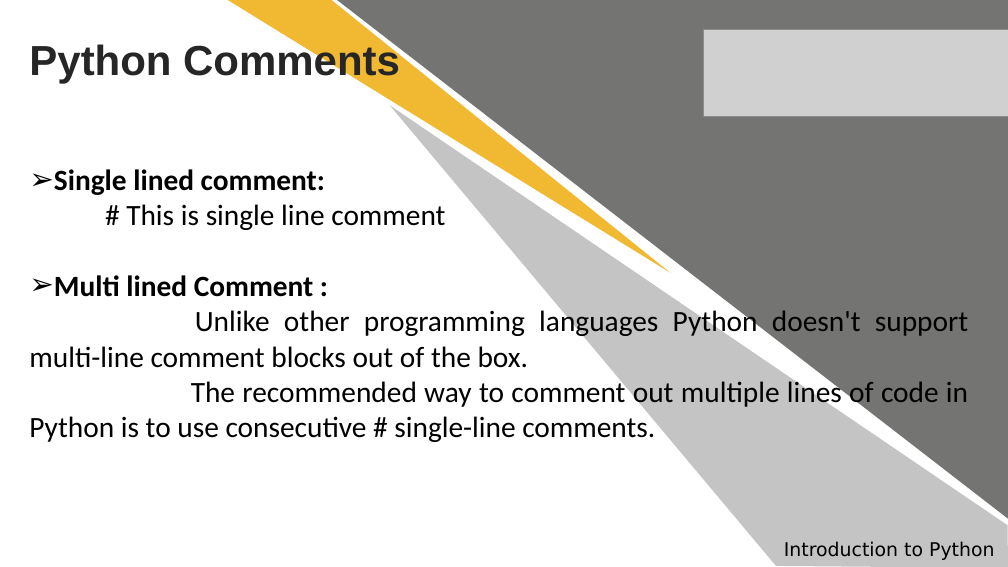
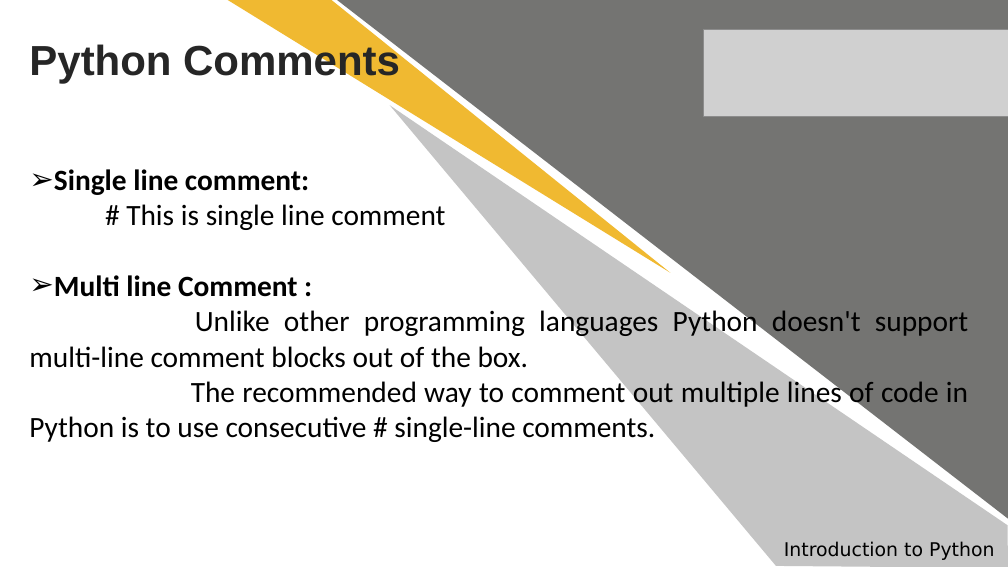
Before and after one commit to anirudhagaikwad/Python_Programming, a slide deck: slide 18 of #2_Introduction_to_Python.pptx. Drawn at 1008x567 pixels with LibreOffice and Linux fonts; fonts in the diff are those of the drawing; grey boxes stand for pictures. Boxes give left, top, right and bottom in pixels: in the first picture for what was removed or moved away, otherwise in the second. Text is boxed around its words. In the diff, an @@ line names an element or a change of style, - is before the commit and + after.

```diff
--- a/#2_Introduction_to_Python.pptx
+++ b/#2_Introduction_to_Python.pptx
@@ text at (54, 169, 309, 195): text changed @@
-➢ Single lined comment:
+➢ Single line comment:
@@ text at (54, 275, 298, 297): text changed @@
-➢ Multi lined Comment :
+➢ Multi line Comment :
```
Also in this commit, not shown: 20 other files.
